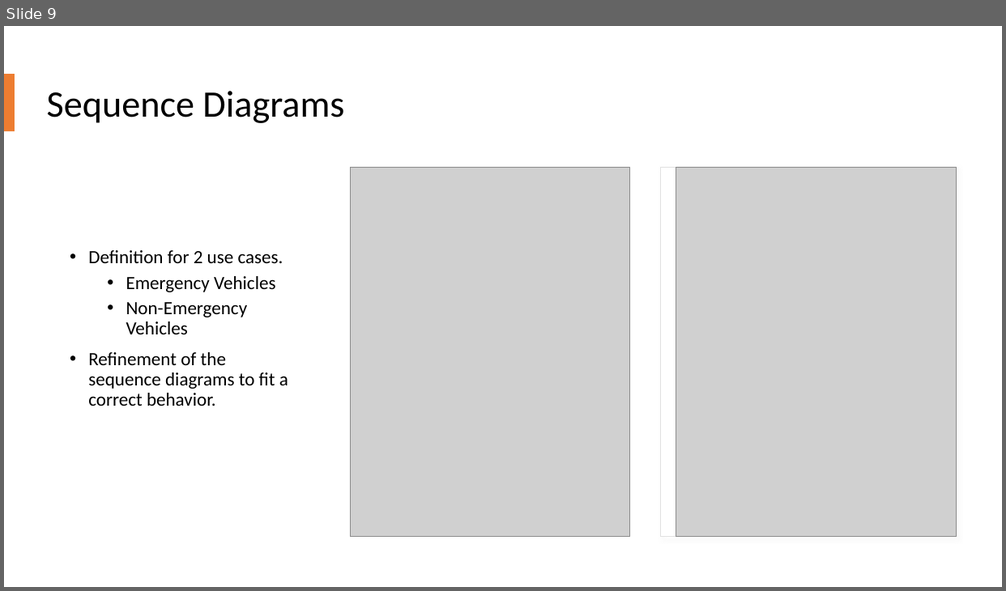
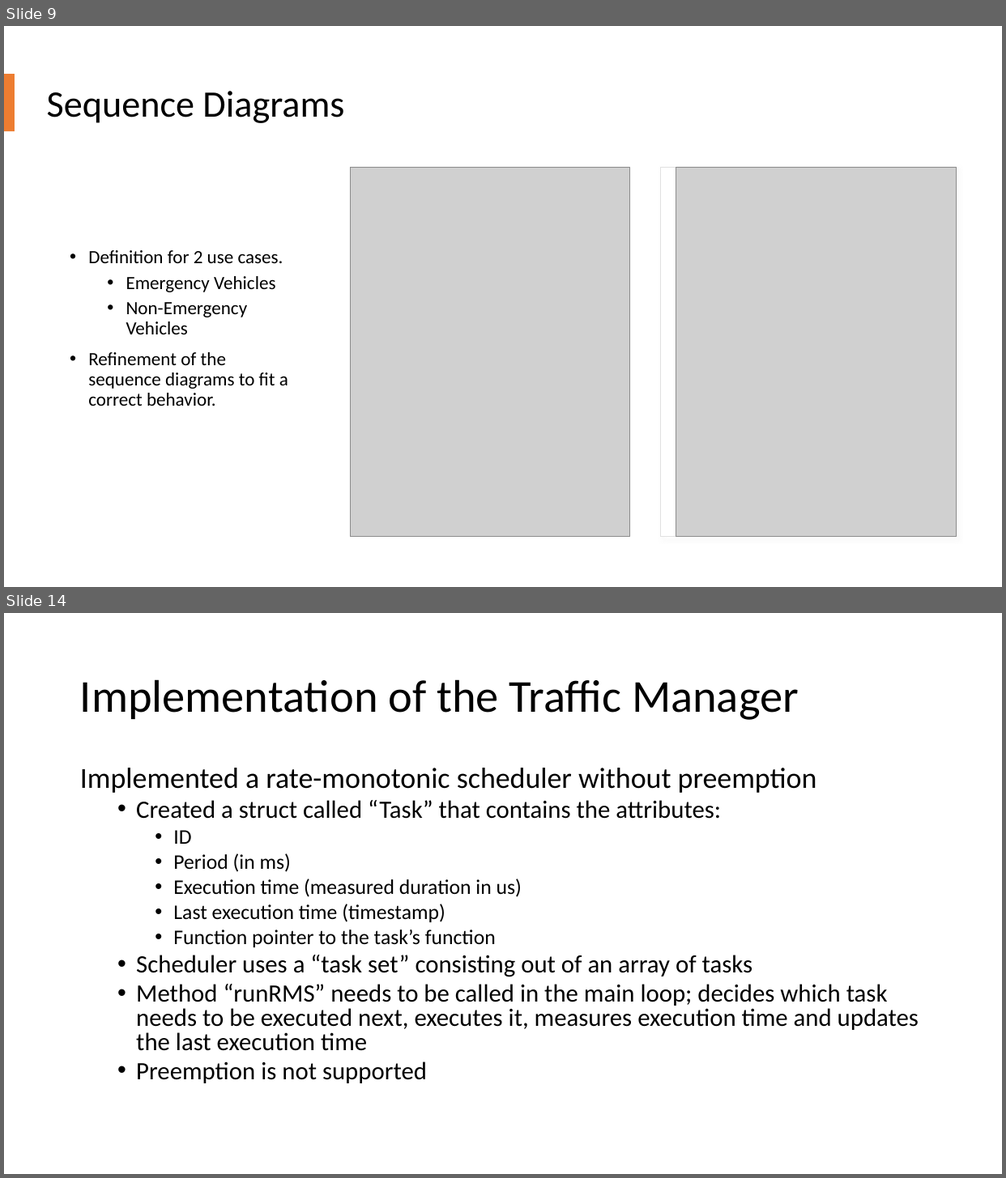
Before and after one commit to allerter/ESE-Smart-City, a slide deck: Requirements/Presentations/Presentation_Luis.pptx. Shown one above the other, each under a label of ours: slide 9 before the commit, slides 9 and 14 after it; the slides between them are not shown. The pictures are 1006x591 and 1006x1178 pixels, drawn with LibreOffice and Linux fonts; fonts in the diff are those of the drawing; grey boxes stand for pictures. Boxes give left, top, right and bottom in pixels: in the first picture for what was removed or moved away, otherwise in the second. Text is boxed around its words. In the diff, an @@ line names an element or a change of style, - is before the commit and + after.

Commit message:
update ppt

```diff
--- a/Requirements/Presentations/Presentation_Luis.pptx
+++ b/Requirements/Presentations/Presentation_Luis.pptx
@@ slide 14 added at box(4, 613, 1002, 1174), background #FFFFFF @@
@@ title added at box(80, 679, 799, 720), 44 pt, text #000000 @@
+Implementation of the Traffic Manager
@@ text added at box(80, 768, 918, 1084), 24 pt, text #000000 @@
+Implemented a rate-monotonic scheduler without preemption
+  • Created a struct called “Task” that contains the attributes:
+    • ID
+    • Period (in ms)
+    • Execution time (measured duration in us)
+    • Last execution time (timestamp)
+    • Function pointer to the task’s function
+  • Scheduler uses a “task set” consisting out of an array of tasks
+  • Method “runRMS” needs to be called in the main loop; decides which task needs to be executed next, executes it, measures execution time and updates the last execution time
+  • Preemption is not supported
```
Also in this commit, not shown: 12 other slides added, 4 other files.
